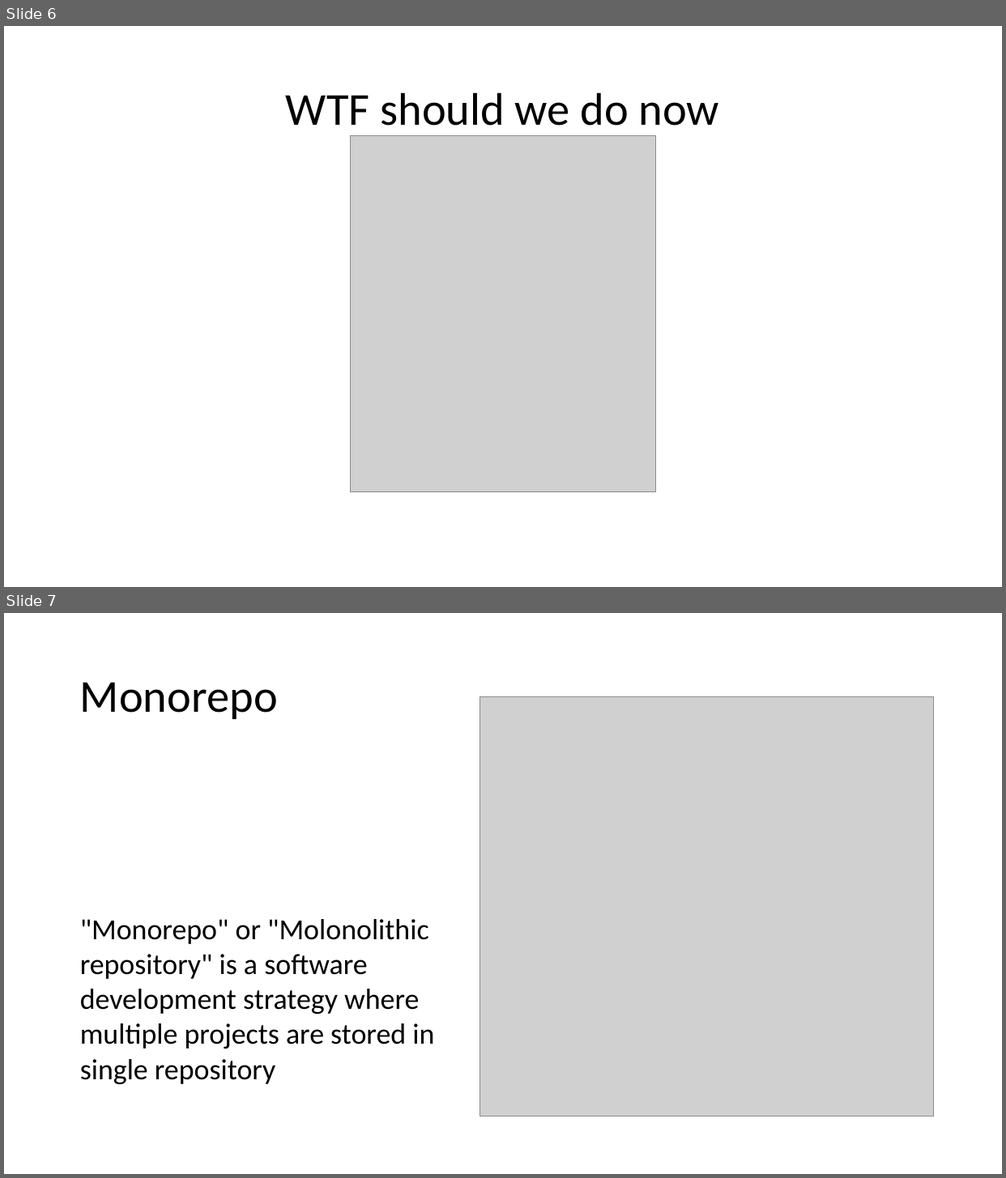
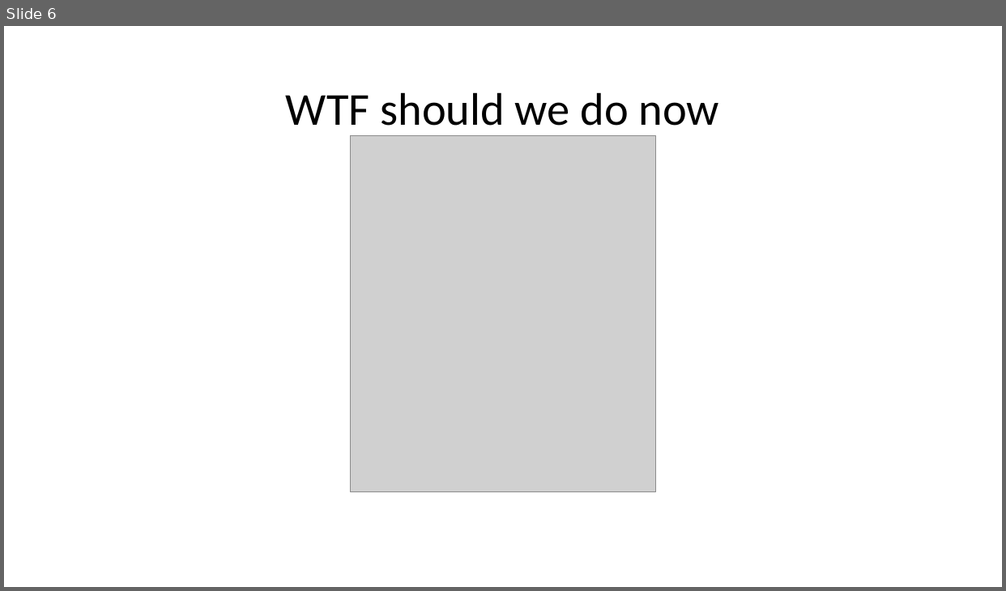
Before and after one commit to Xapuu/programingStuff, a slide deck: ngMeetup.pptx. Shown one above the other, each under a label of ours: slides 6 and 7 before the commit, slide 6 after it. The pictures are 1006x1178 and 1006x591 pixels, drawn with LibreOffice and Linux fonts; fonts in the diff are those of the drawing; grey boxes stand for pictures. Boxes give left, top, right and bottom in pixels: in the first picture for what was removed or moved away, otherwise in the second. Text is boxed around its words. In the diff, an @@ line names an element or a change of style, - is before the commit and + after.

```diff
--- a/ngMeetup.pptx
+++ b/ngMeetup.pptx
@@ slide 7 removed at [4, 613, 1002, 1174], background #FFFFFF @@
@@ title removed at [80, 682, 278, 719] @@
-Monorepo
@@ picture removed at [479, 697, 933, 1117] @@
@@ text removed at [80, 919, 434, 1084] @@
-"Monorepo" or "Molonolithic repository" is a software development strategy where multiple projects are stored in single repository
```
Also in this commit, not shown: 1 slide changed, 6 slides added, 2 other slides removed, 1 other file.
